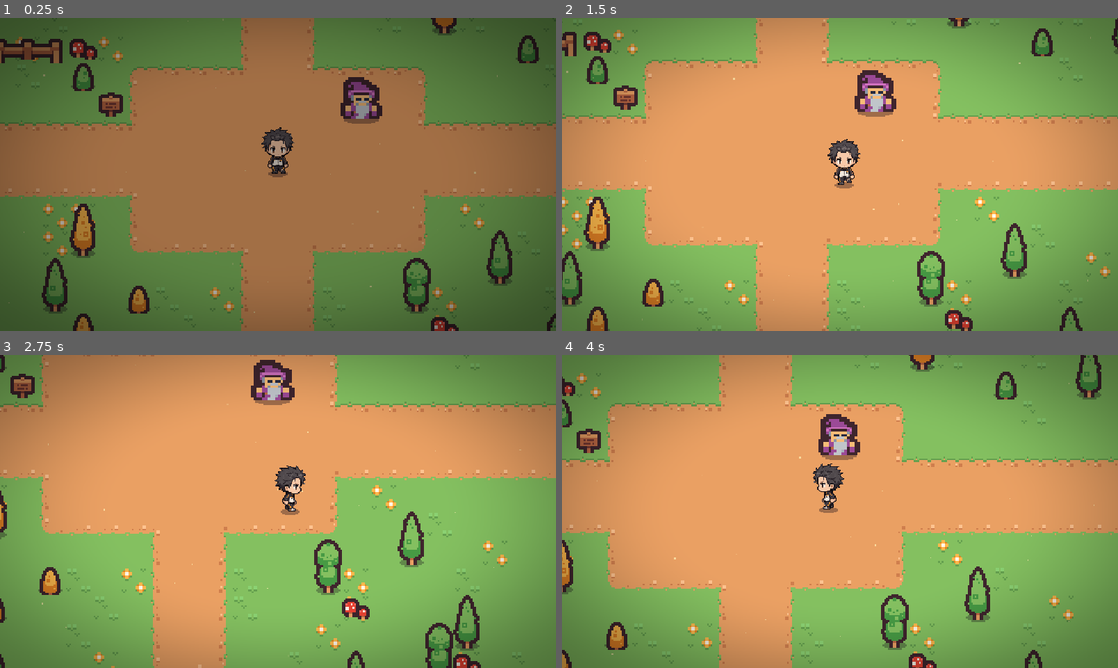
Above: before the commit, frames 1-4 (two rows, left to right).
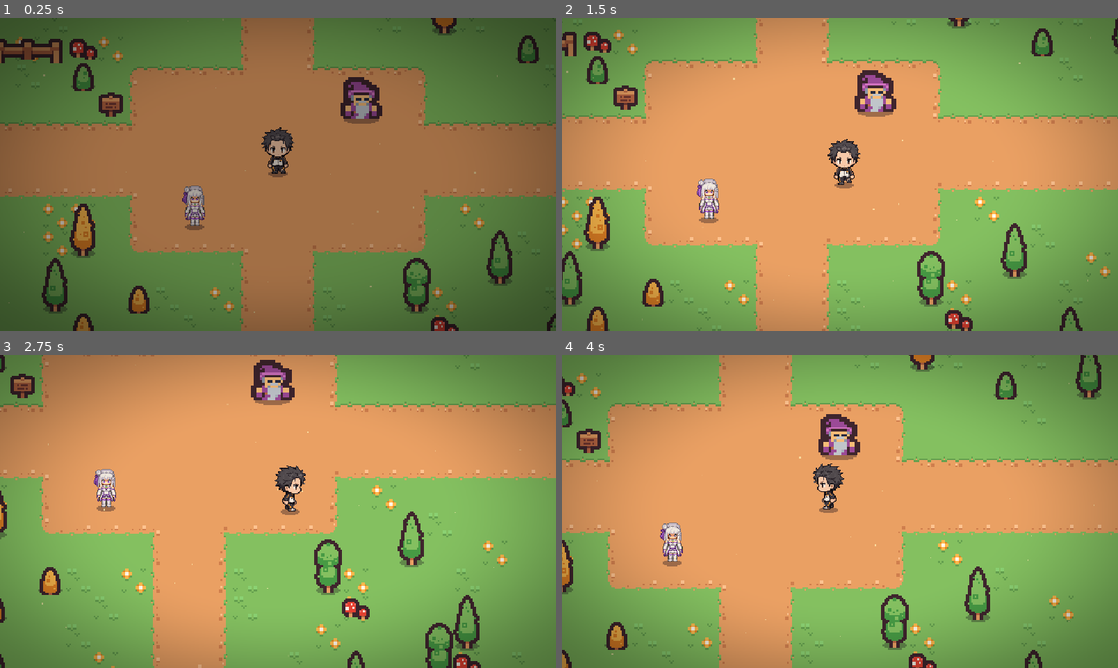
Above: after the commit, the same moments.

Repository: biagio-scaglia/let-s-learn-godot-
Game: Godot game, scene res://world/main.tscn
Two runs of this game, one before a commit and one after it. Both use one fixed random seed, a clock stepped at 60 frames per second and the inputs below.
Inputs:
- Up to frame 1 (0.25 s): no input
- Up to frame 2 (1.5 s): hold D (move_right) 0.53-1.28 s; hold E (interact) 0.53-1.28 s; hold S (move_down) from 1.28 s (still down); tap Shift (run) at 1.35 s
- Up to frame 3 (2.75 s): release S (move_down) at 2.03 s; hold D (move_right) from 2.03 s (still down); hold E (interact) from 2.03 s (still down)
- Up to frame 4 (4 s): release D (move_right) at 2.78 s; release E (interact) at 2.78 s; hold W (move_up) 2.78-3.53 s; tap Shift (run) at 2.85 s; hold A (move_left) from 3.53 s (still down); hold E (interact) from 3.53 s (still down)

The runs differ from the first frame. In frame 1, 0.4% of the frame differs, in the area x 32-37%, y 53-68%; in frame 2, 0.4%; in frame 3, 0.4%; in frame 4, 0.4%.

Commit message:
Rigenera il villaggio con Emilia

Diff:
--- a/let's-learn-godot/world/main.tscn
+++ b/let's-learn-godot/world/main.tscn
@@ -7,6 +7,7 @@
 [ext_resource type="PackedScene" path="res://interactables/interactable.tscn" id="5_interactable"]
 [ext_resource type="Script" path="res://world/level.gd" id="6_level"]
 [ext_resource type="PackedScene" path="res://interactables/door.tscn" id="7_door"]
+[ext_resource type="Texture2D" path="res://characters/emilia/emilia_charset.png" id="8_emilia"]
 
 [sub_resource type="ShaderMaterial" id="vignette_mat"]
 shader = ExtResource("4_vignette")
@@ -70,6 +71,13 @@
 lines = PackedStringArray("Oh, un volto nuovo! Benvenuto in questo piccolo villaggio.", "Io sono il Saggio. Passo le gi …(186 unchanged characters)…
 repeat_lines = PackedStringArray("Ancora qui? Gli alberi non crescono più in fretta se li guardiamo in due!", "Hai letto il cartello vicino alla piazza? Lo ha scritto mio nonno.", "E se passi dalla casa col tetto rosso, saluta mia nipote Lina.")
 
+[node name="Emilia" parent="World" instance=ExtResource("3_npc")]
+position = Vector2(560, 476)
+npc_name = "Emilia"
+lines = PackedStringArray("Subaru! Eccoti, finalmente.", "Questo villaggio è così tranquillo... Il Saggio dice che qui gli alberi crescono più felici.", "Hai già conosciuto Lina? Abita nella casa col tetto rosso, a nord-ovest.")
+repeat_lines = PackedStringArray("Se ti stanchi, riposiamo un po' qui in piazza. Non c'è nessuna fretta, no?")
+charset = ExtResource("8_emilia")
+
 [node name="Sign" parent="World" instance=ExtResource("5_interactable")]
 position = Vector2(464, 346)
 speaker = "Cartello"
Not shown: 1 places in let's-learn-godot/world/main.tscn that only renumber resources
